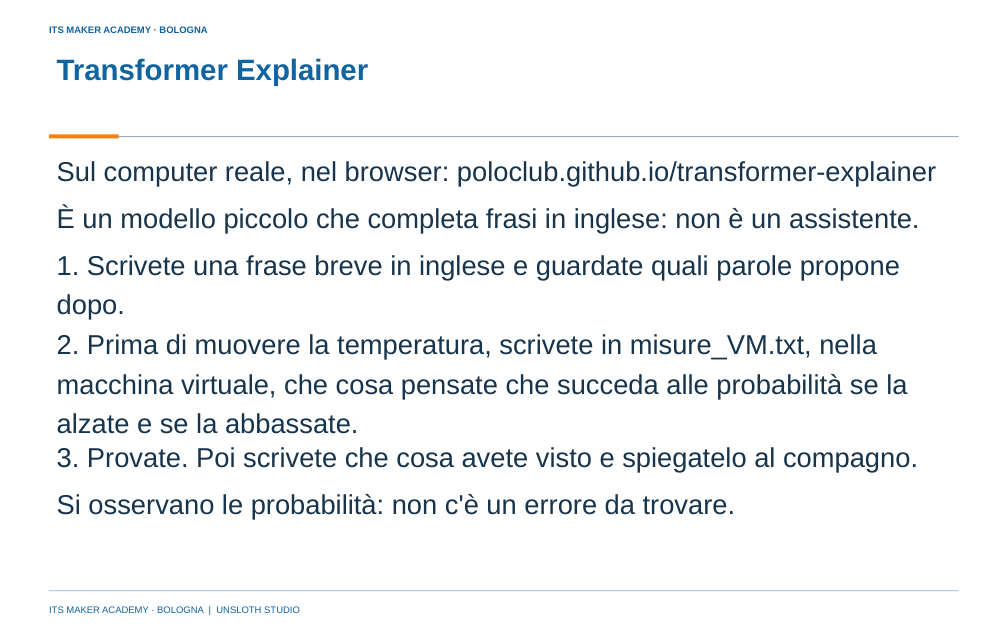
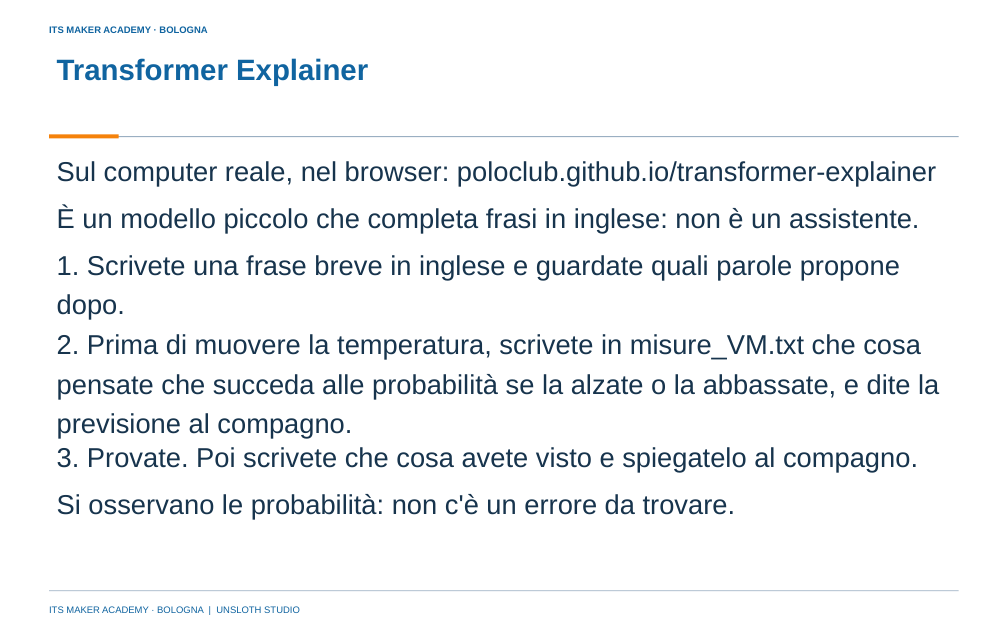
Before and after one commit to franzo9393/ITSCorso_UnslothStudio-Git, a slide deck: slide 7 of lezione 4 - modello locale e istruzioni di sistema/Lezione4_Modello_locale_e_istruzioni_di_sistema_ITS_MAKER.pptx. Drawn at 1008x630 pixels with LibreOffice and Linux fonts; fonts in the diff are those of the drawing; background and template pictures are left out. Boxes give left, top, right and bottom in pixels: in the first picture for what was removed or moved away, otherwise in the second. Text is boxed around its words. In the diff, an @@ line names an element or a change of style, - is before the commit and + after.

```diff
--- a/lezione 4 - modello locale e istruzioni di sistema/Lezione4_Modello_locale_e_istruzioni_di_sistema_ITS_MAKER.pptx
+++ b/lezione 4 - modello locale e istruzioni di sistema/Lezione4_Modello_locale_e_istruzioni_di_sistema_ITS_MAKER.pptx
@@ text at [57, 334, 939, 438]: text changed @@
-2. Prima di muovere la temperatura, scrivete in misure_VM.txt, nella macchina virtuale, che cosa pensate che succeda alle probabilità se la alzate e se la abbassate.
+2. Prima di muovere la temperatura, scrivete in misure_VM.txt che cosa pensate che succeda alle probabilità se la alzate o la abbassate, e dite la previsione al compagno.
```
Also in this commit, not shown: 6 other slides changed, 10 other files.
